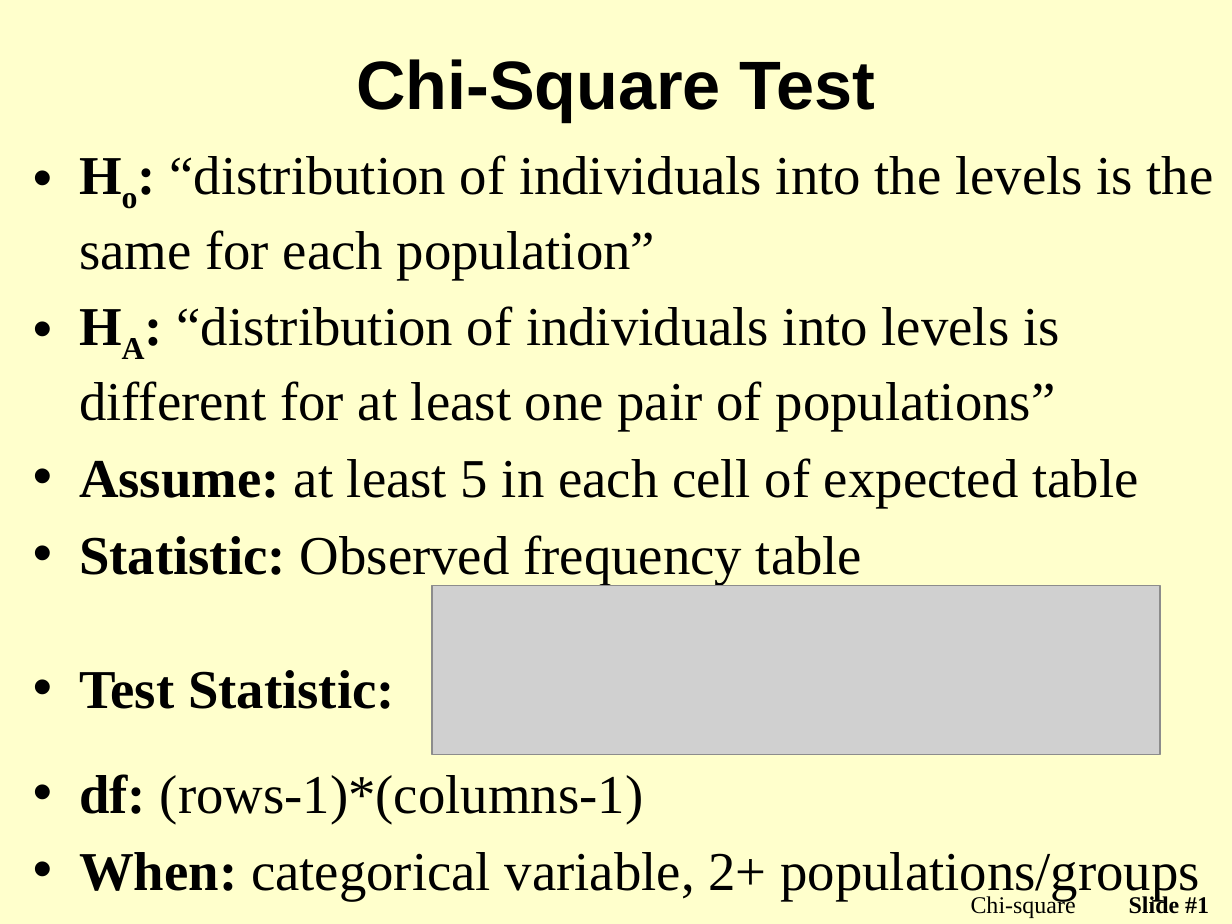
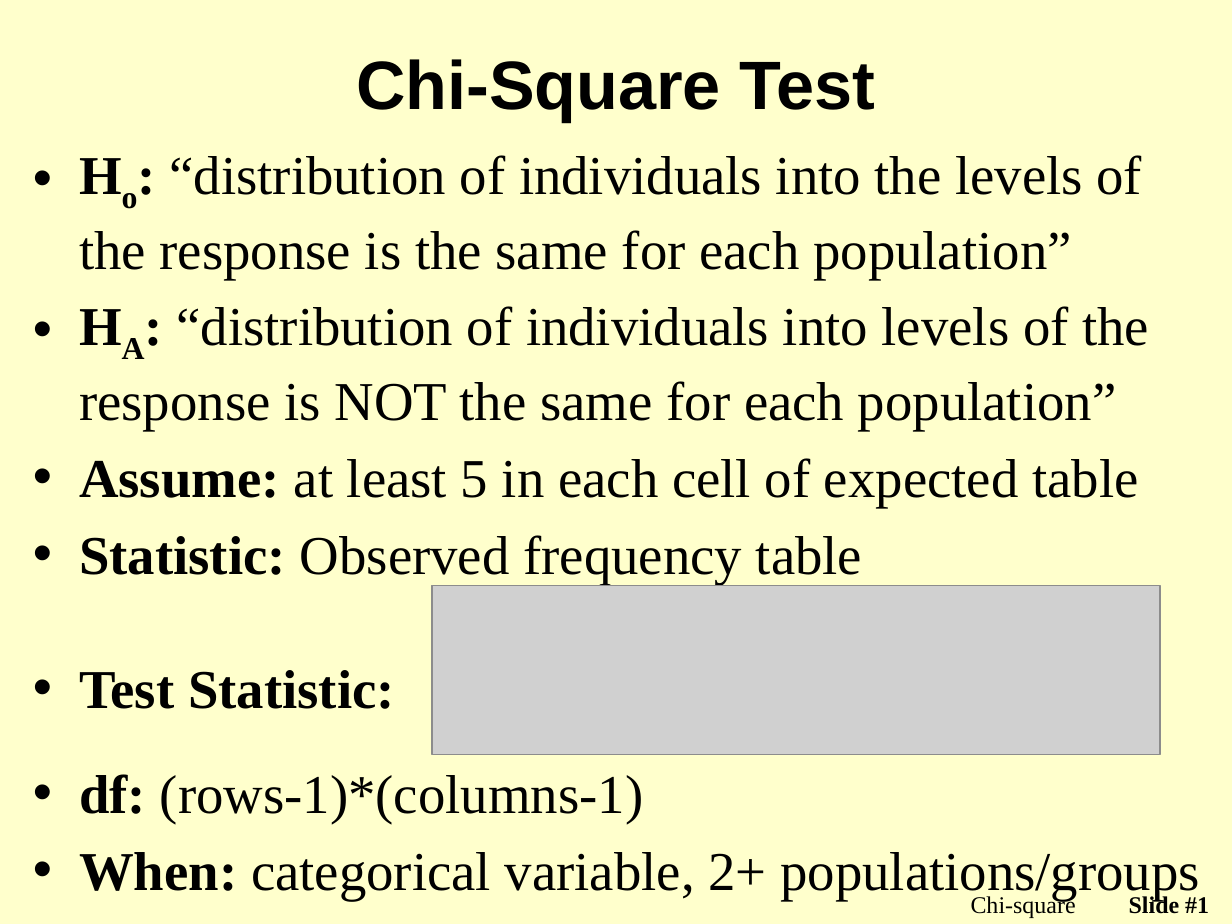
Before and after one commit to droglenc/NCMTH107, a slide deck: slide 1 of modules/PPT/ChiSquare_PPT2.pptx. Drawn at 1232x924 pixels with LibreOffice and Linux fonts; fonts in the diff are those of the drawing; grey boxes stand for pictures; background and template pictures are left out. Boxes give left, top, right and bottom in pixels: in the first picture for what was removed or moved away, otherwise in the second. Text is boxed around its words. In the diff, an @@ line names an element or a change of style, - is before the commit and + after.

Commit message:
New Chi-Square video

```diff
--- a/modules/PPT/ChiSquare_PPT2.pptx
+++ b/modules/PPT/ChiSquare_PPT2.pptx
@@ text at [79,155,1149,431]: text changed @@
-• Ho: “distribution of individuals into the levels is the same for each population”
-• HA: “distribution of individuals into levels is different for at least one pair of populations”
+• Ho: “distribution of individuals into the levels of the response is the same for each population”
+• HA: “distribution of individuals into levels of the response is NOT the same for each population”
```
Also in this commit, not shown: 4 other slides changed, 1 other file.
